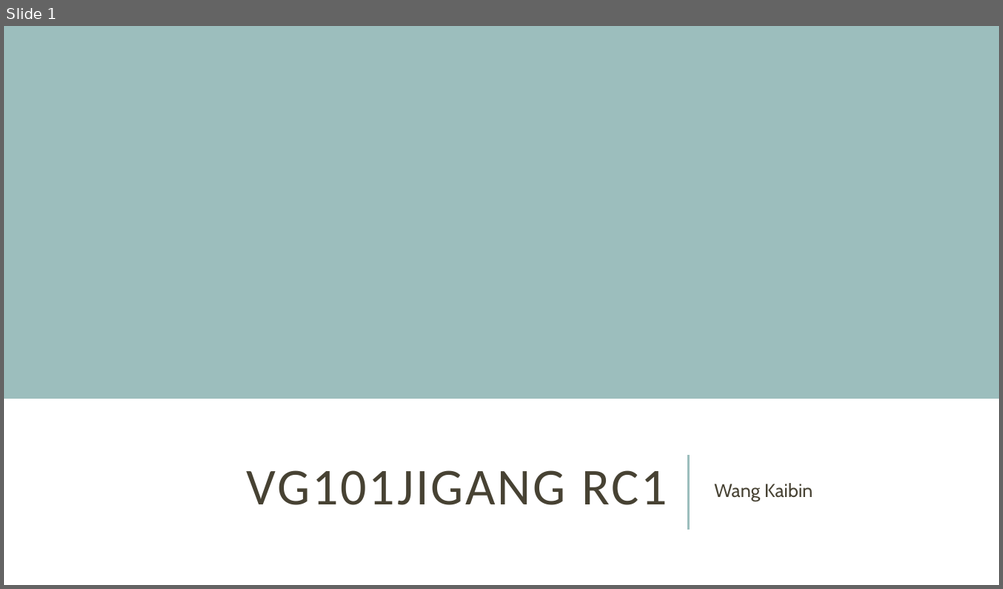
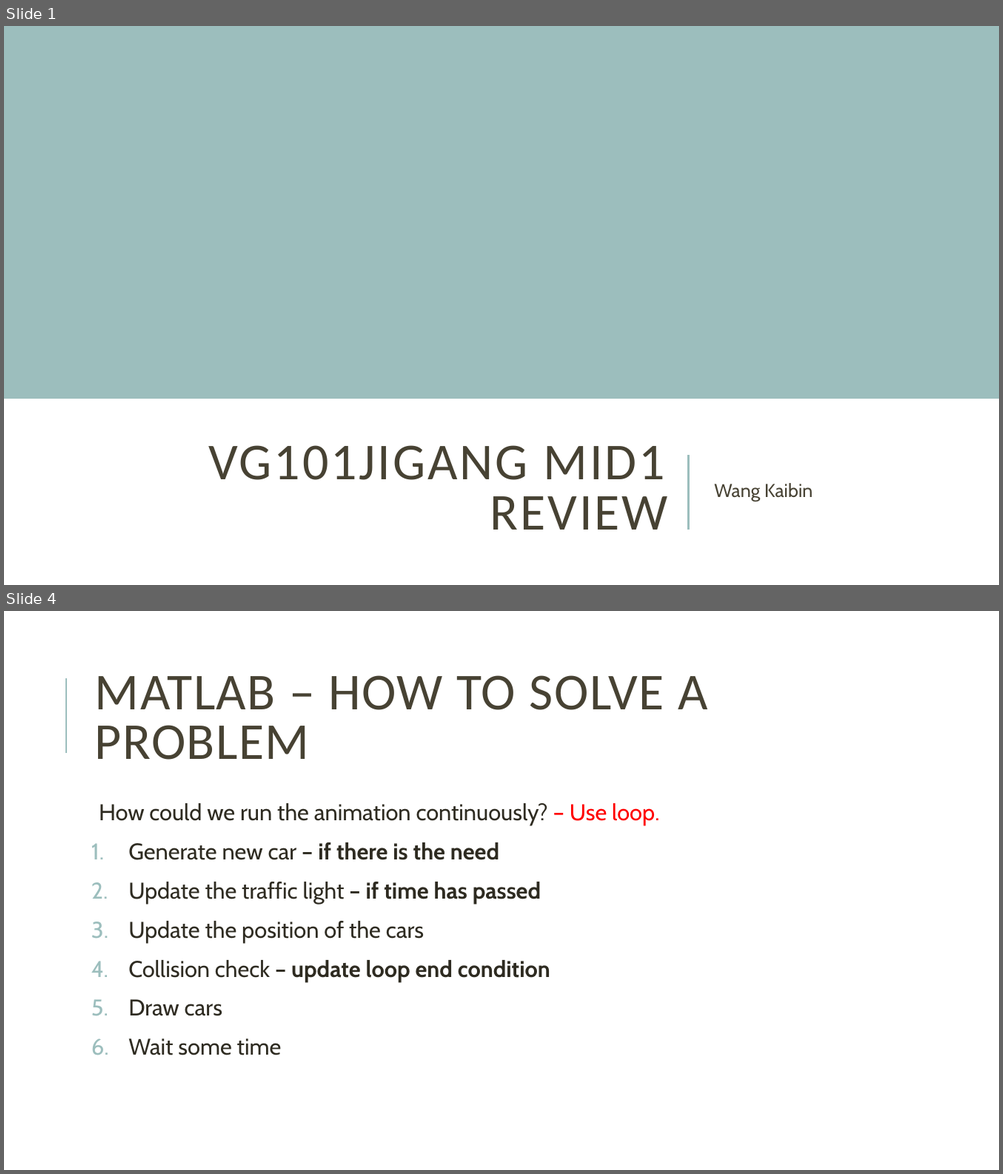
Before and after one commit to kevin-wang-2/Jigang-VG101-RC-for-Matlab, a slide deck: Big RC/VG101Jigang Mid1 WKB.pptx. Shown one above the other, each under a label of ours: slide 1 before the commit, slides 1 and 4 after it; the slides between them are not shown. The pictures are 1003x589 and 1003x1174 pixels, drawn with LibreOffice and Linux fonts; fonts in the diff are those of the drawing. Boxes give left, top, right and bottom in pixels: in the first picture for what was removed or moved away, otherwise in the second. Text is boxed around its words. In the diff, an @@ line names an element or a change of style, - is before the commit and + after.

```diff
--- a/Big RC/VG101Jigang Mid1 WKB.pptx
+++ b/Big RC/VG101Jigang Mid1 WKB.pptx
@@ slide 4 added at (x1=4, y1=611, x2=999, y2=1170), background #FFFFFF @@
@@ title added at (x1=95, y1=675, x2=708, y2=760), 50 pt, text #474233 @@
+MATLAB – HOW TO SOLVE A PROBLEM
@@ line added from (66, 753) to (66, 678), #9CBEBD 1.5 pt @@
@@ text added at (x1=99, y1=803, x2=659, y2=1056), 22 pt, text #2E2B21 @@
+  How could we run the animation continuously? – Use loop.
+1. Generate new car – if there is the need
+2. Update the traffic light – if time has passed
+3. Update the position of the cars
+4. Collision check – update loop end condition
+5. Draw cars
+6. Wait some time
@@ slide 1 changed as well @@
@@ title at (x1=208, y1=446, x2=668, y2=530): text changed @@
-VG101JIGANG RC1
+VG101JIGANG MID1 REVIEW
```
Also in this commit, not shown: 3 other slides changed, 11 other slides added, 18 slides removed.
